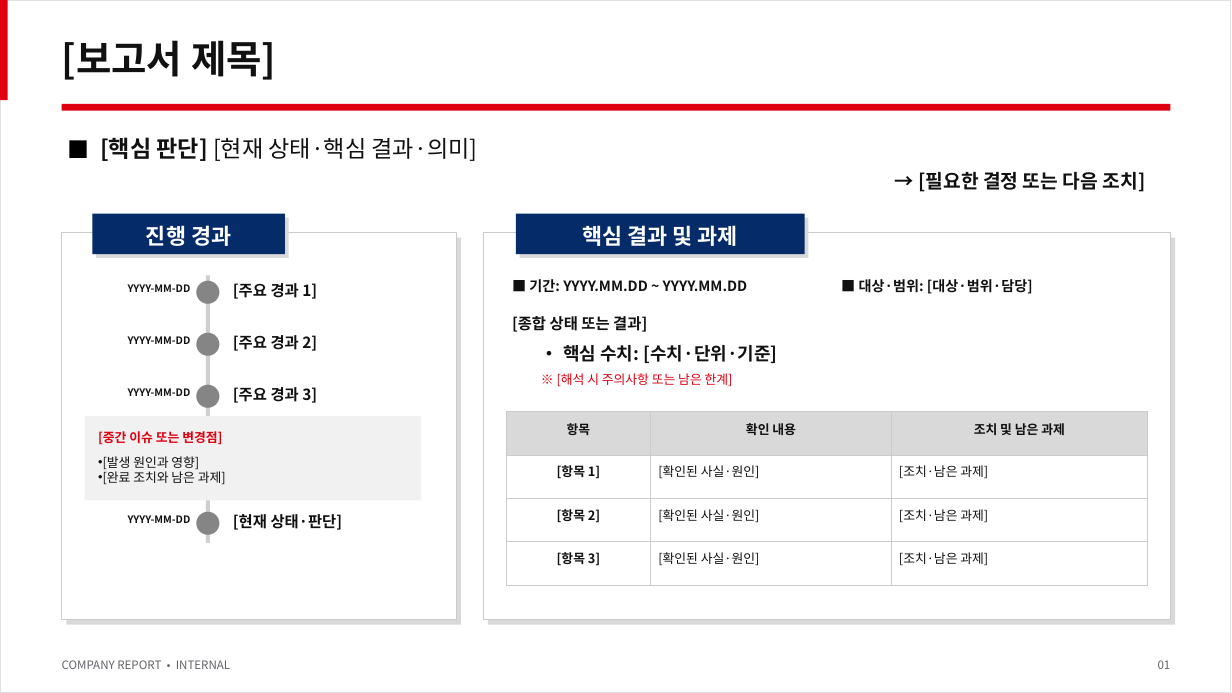
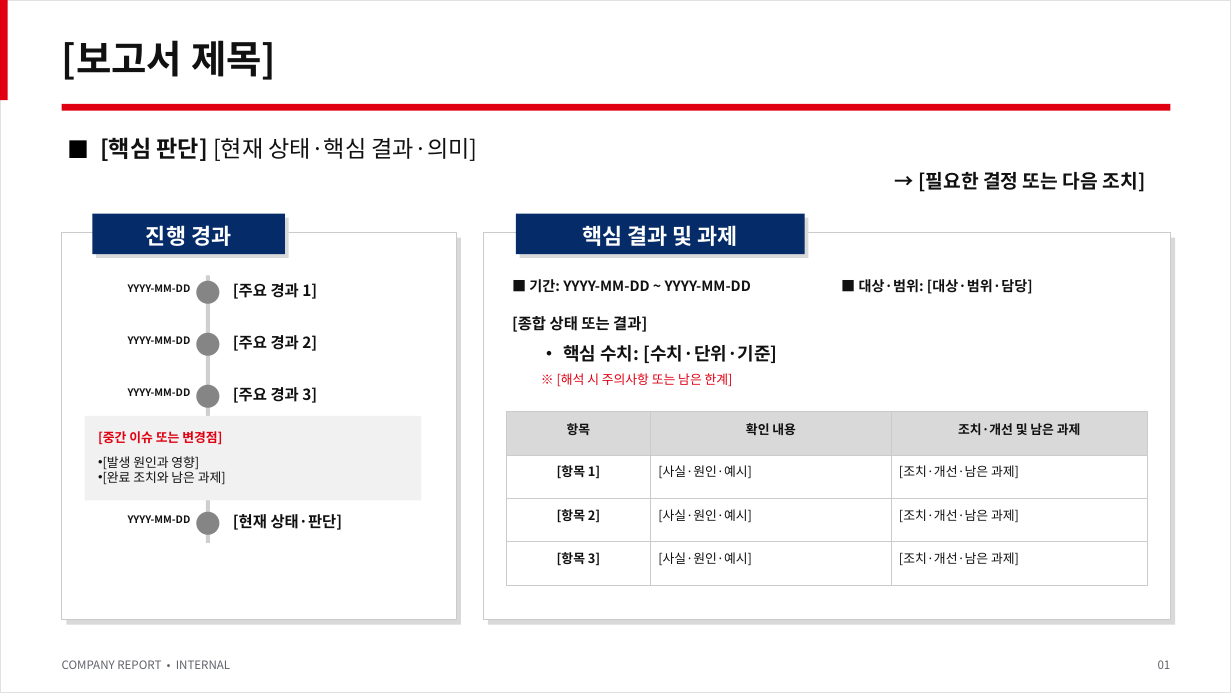
Before and after one commit to SungmoKim/skill-company-report-maker, a slide deck: slide 1 of plugins/company-report/skills/company-report/assets/template.pptx. Drawn at 1232x693 pixels with LibreOffice and Linux fonts; fonts in the diff are those of the drawing. Boxes give left, top, right and bottom in pixels: in the first picture for what was removed or moved away, otherwise in the second. Text is boxed around its words. In the diff, an @@ line names an element or a change of style, - is before the commit and + after.

```diff
--- a/plugins/company-report/skills/company-report/assets/template.pptx
+++ b/plugins/company-report/skills/company-report/assets/template.pptx
@@ text at [529,279,751,293]: text changed @@
-■ 기간: YYYY.MM.DD ~ YYYY.MM.DD
+■ 기간: YYYY-MM-DD ~ YYYY-MM-DD
@@ text at [958,423,1081,435]: text changed @@
-조치 및 남은 과제
+조치·개선 및 남은 과제
@@ text at [658,465,752,479]: text changed @@
-[확인된 사실·원인]
+[사실·원인·예시]
@@ text at [899,465,1019,479]: text changed @@
-[조치·남은 과제]
+[조치·개선·남은 과제]
@@ text at [658,509,752,523]: text changed @@
-[확인된 사실·원인]
+[사실·원인·예시]
@@ text at [899,509,1019,523]: text changed @@
-[조치·남은 과제]
+[조치·개선·남은 과제]
@@ text at [658,552,752,566]: text changed @@
-[확인된 사실·원인]
+[사실·원인·예시]
@@ text at [899,552,1019,566]: text changed @@
-[조치·남은 과제]
+[조치·개선·남은 과제]
```
Also in this commit, not shown: 5 other slides changed, 5 other files.
